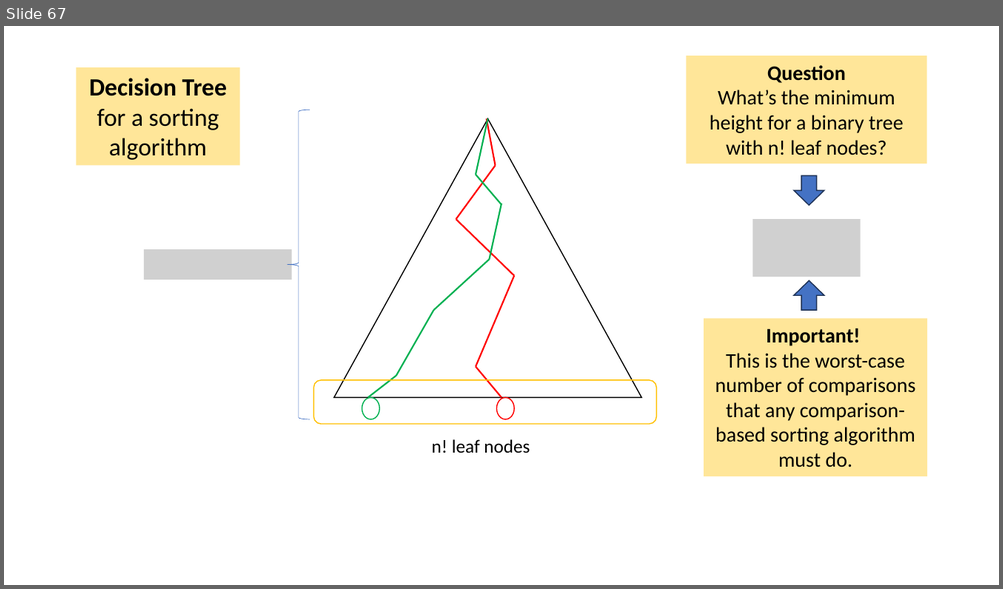
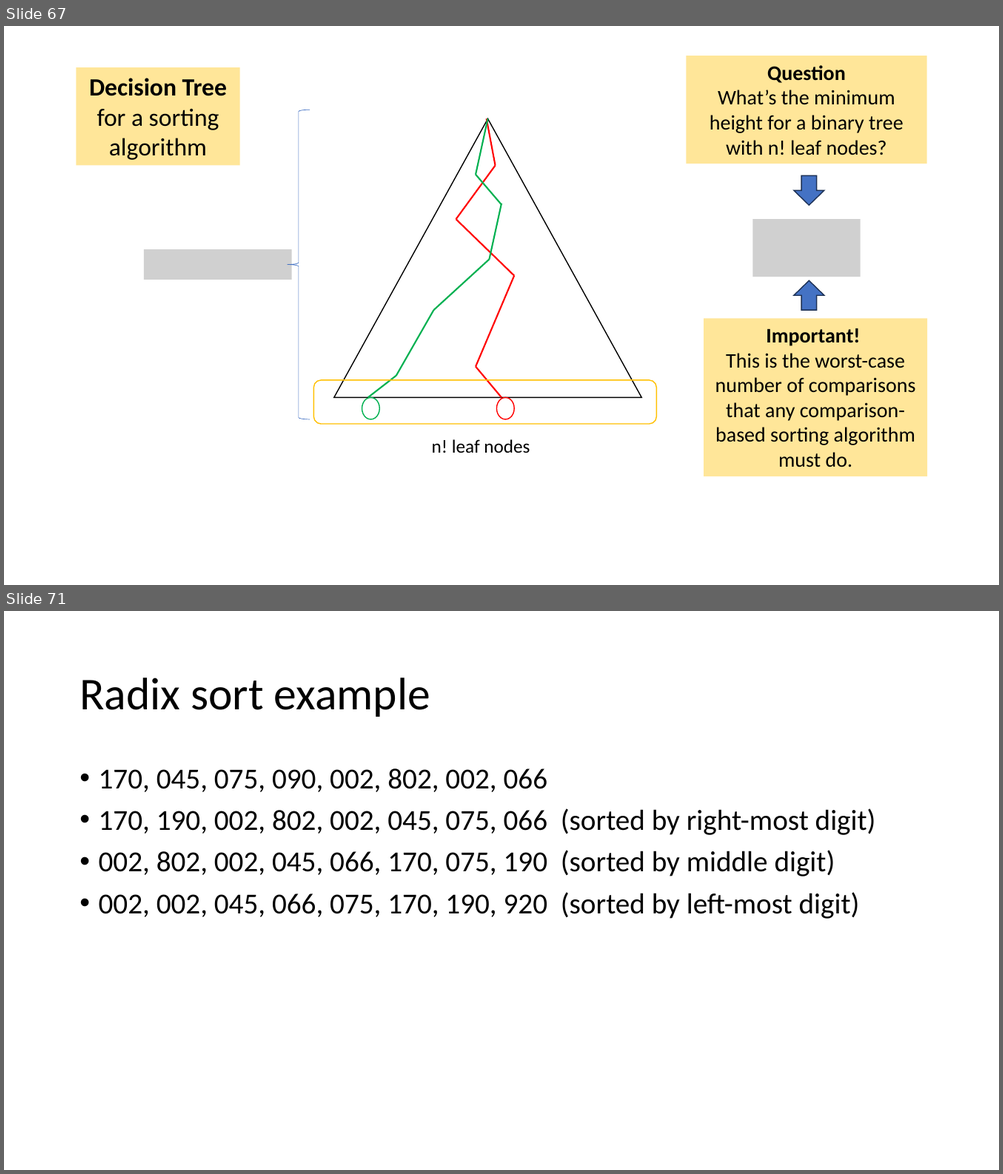
Before and after one commit to tjd1234/cmpt225summer2023, a slide deck: lecture_notes/week9/week9_sorting.pptx. Shown one above the other, each under a label of ours: slide 67 before the commit, slides 67 and 71 after it; the slides between them are not shown. The pictures are 1003x589 and 1003x1174 pixels, drawn with LibreOffice and Linux fonts; fonts in the diff are those of the drawing; grey boxes stand for pictures. Boxes give left, top, right and bottom in pixels: in the first picture for what was removed or moved away, otherwise in the second. Text is boxed around its words. In the diff, an @@ line names an element or a change of style, - is before the commit and + after.

```diff
--- a/lecture_notes/week9/week9_sorting.pptx
+++ b/lecture_notes/week9/week9_sorting.pptx
@@ slide 71 added at (4,611,999,1170), background #FFFFFF @@
@@ title added at (79,678,430,717), 44 pt, text #000000 @@
+Radix sort example
@@ text added at (99,769,876,919), 28 pt, text #000000 @@
+• 170, 045, 075, 090, 002, 802, 002, 066
+• 170, 190, 002, 802, 002, 045, 075, 066 (sorted by right-most digit)
+• 002, 802, 002, 045, 066, 170, 075, 190 (sorted by middle digit)
+• 002, 002, 045, 066, 075, 170, 190, 920 (sorted by left-most digit)
```
Also in this commit, not shown: 12 slides changed, 3 other slides added.
